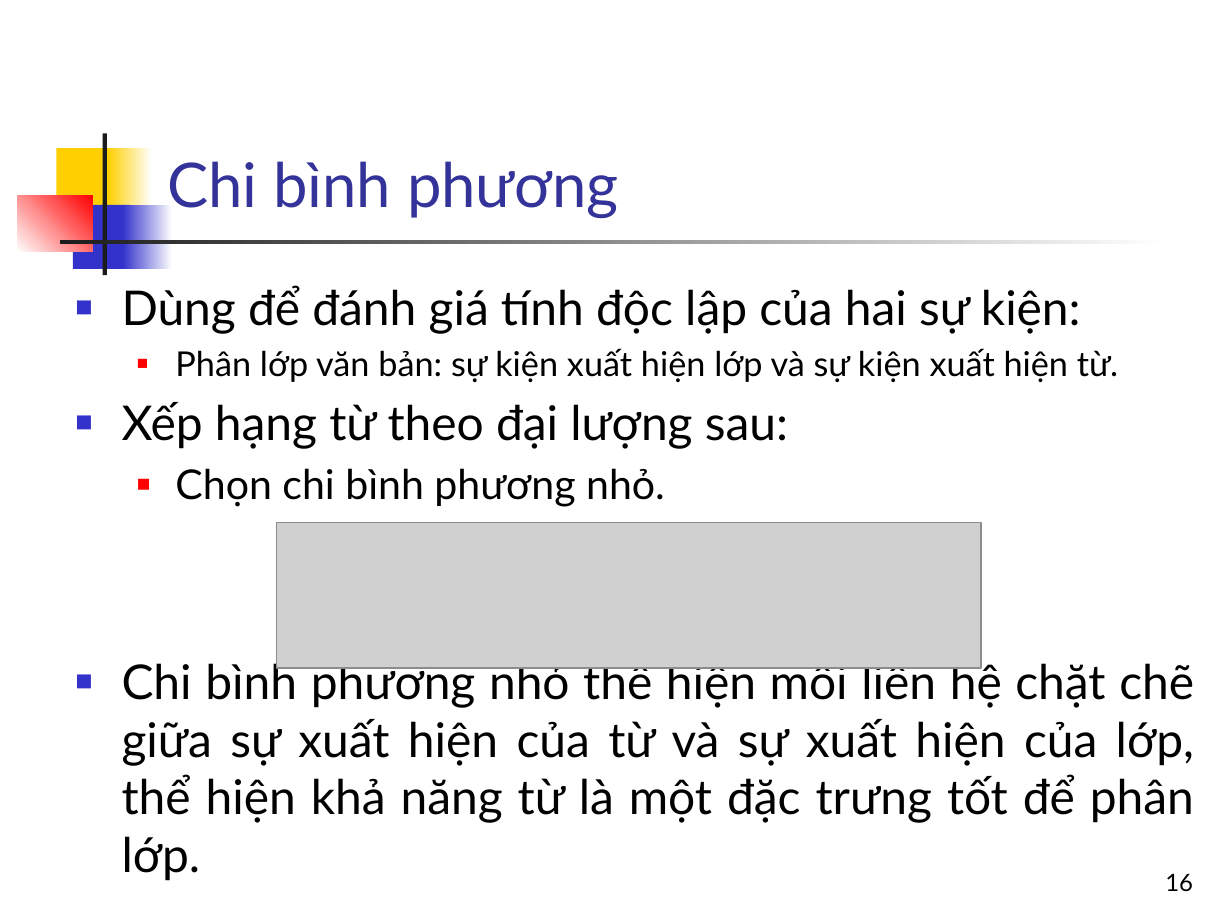
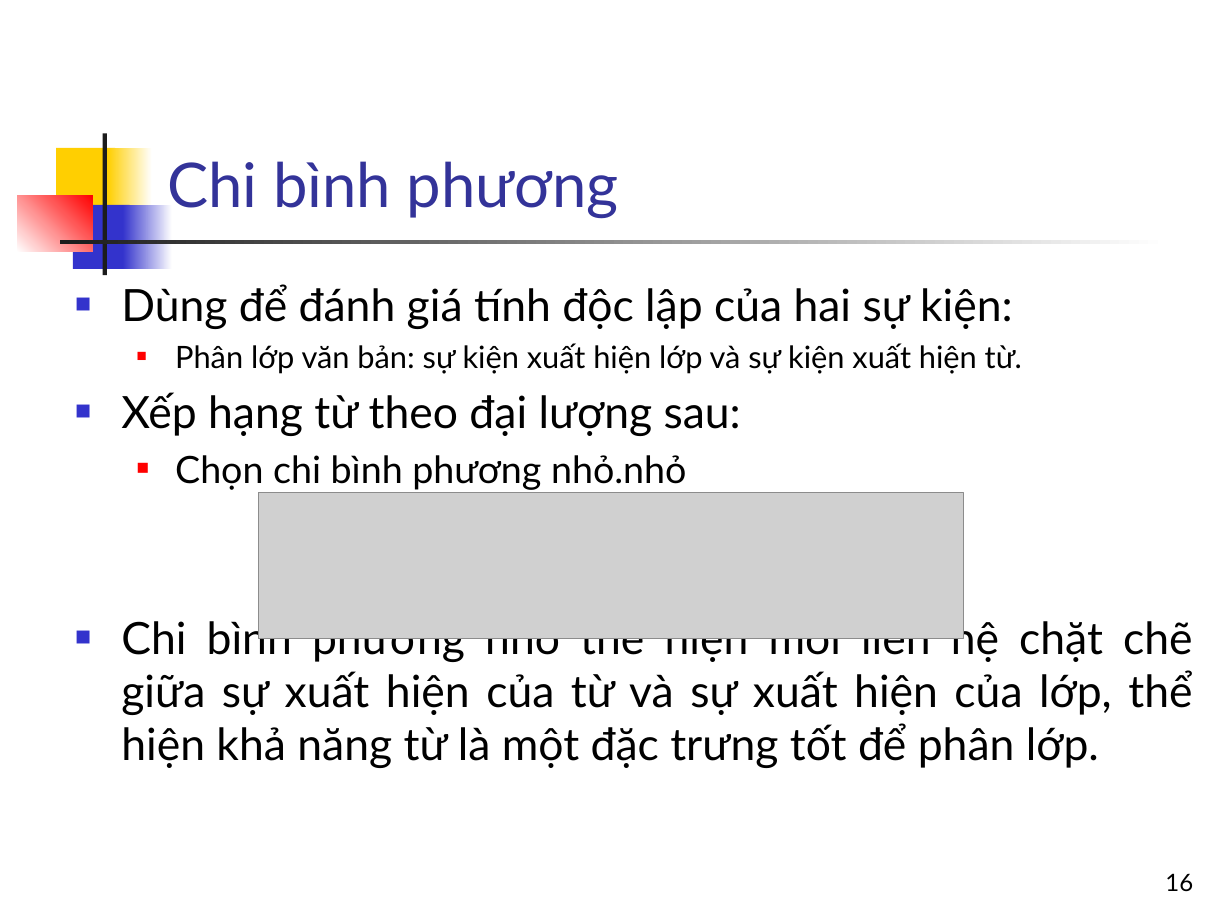
Before and after one commit to bangoc/IT4853, a slide deck: slide 16 of Bai 15 Phan lop van ban_p2.pptx. Drawn at 1232x924 pixels with LibreOffice and Linux fonts; fonts in the diff are those of the drawing; grey boxes stand for pictures. Boxes give left, top, right and bottom in pixels: in the first picture for what was removed or moved away, otherwise in the second. Text is boxed around its words. In the diff, an @@ line names an element or a change of style, - is before the commit and + after.

```diff
--- a/Bai 15 Phan lop van ban_p2.pptx
+++ b/Bai 15 Phan lop van ban_p2.pptx
@@ text at (x1=121, y1=284, x2=1193, y2=768): size 28 to 26 pt in "Dùng để đánh giá tính độc lập ...", "Xếp hạng từ theo đại lượng sau:", "Chi bình phương nhỏ thể hiện mối ..."; size 20 to 18 pt in "Phân lớp văn bản: sự kiện xuất ..."; indent changed @@
@@ text at (x1=175, y1=455, x2=686, y2=490): text changed; size 24 to 22 pt @@
-  ■ Chọn chi bình phương nhỏ.
+  ■ Chọn chi bình phương nhỏ.nhỏ
@@ picture moved from (x1=276, y1=522, x2=981, y2=668) to (x1=259, y1=493, x2=963, y2=638) @@
```
Also in this commit, not shown: 13 other slides changed, 5 other files.
